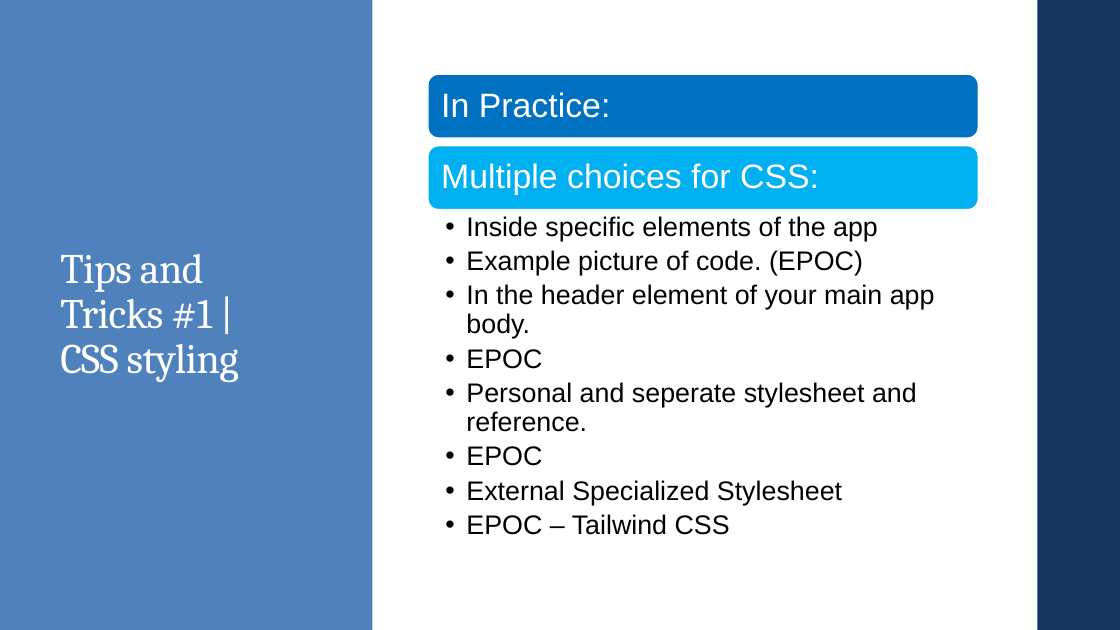
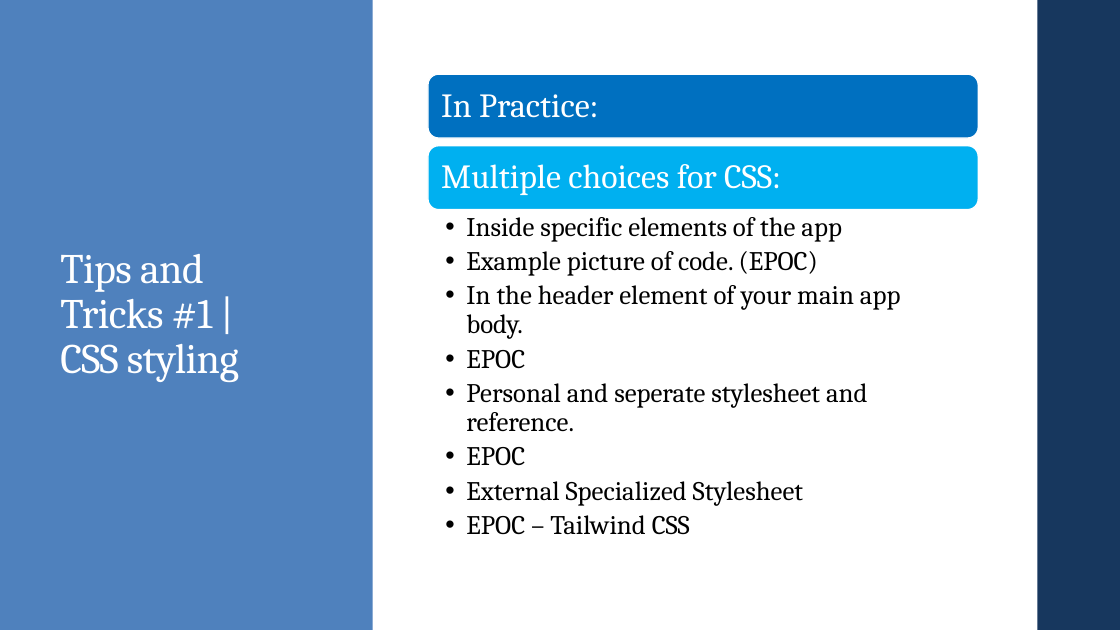
Before and after one commit to bmetenko/RShinyAppStore, a slide deck: slide 7 of Presentation/2019_08_15_RShinyPresentation.pptx. Drawn at 1120x630 pixels with LibreOffice and Linux fonts; fonts in the diff are those of the drawing. Boxes give left, top, right and bottom in pixels: in the first picture for what was removed or moved away, otherwise in the second. Text is boxed around its words. In the diff, an @@ line names an element or a change of style, - is before the commit and + after.

```diff
--- a/Presentation/2019_08_15_RShinyPresentation.pptx
+++ b/Presentation/2019_08_15_RShinyPresentation.pptx
@@ font Arial to Cambria in 3 elements at (441, 94, 598, 118), (441, 164, 781, 195), (466, 217, 900, 535) @@
```
Also in this commit, not shown: 6 other slides changed, 7 slides added, 1 slide removed.
